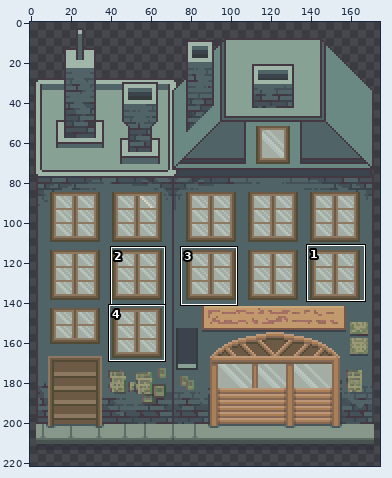
Edited in one commit: sprite sheet (assets/02_architecture/02_palud/paludBuildingLeft.png). Above, an overview of the earlier version with the close-up marked.
Close-up. As it was:
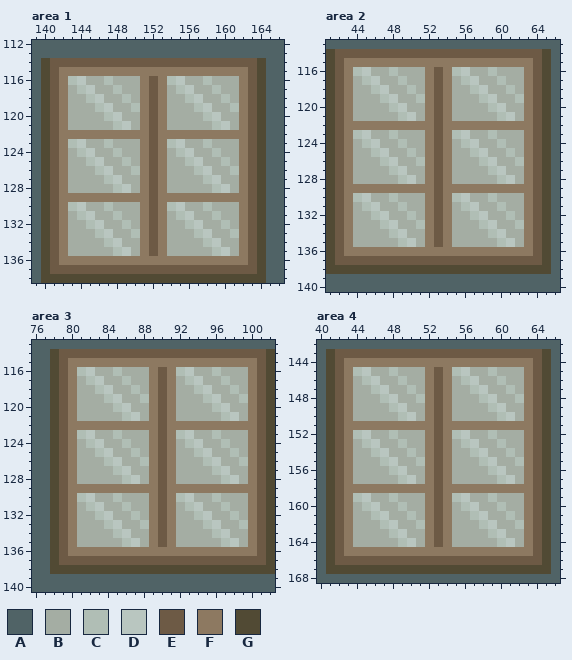
The file is 175x215 pixels. Colours within 5 levels of each other are drawn and written as one. Shown: area 1: x 139..166, y 112..138; area 2: x 41..66, y 113..140; area 3: x 76..102, y 113..140; area 4: x 40..66, y 142..168. The old version is drawn lined up with the new one, on the new canvas. The wide view leaves out empty margins. The commit also changed other parts of the picture, which this record leaves out.
Palette (. is transparent): A #506366  B #a4ada3  C #b0beb5  D #b9c6c0  E #6d5a45  F #8d7961  G #514a34
After:
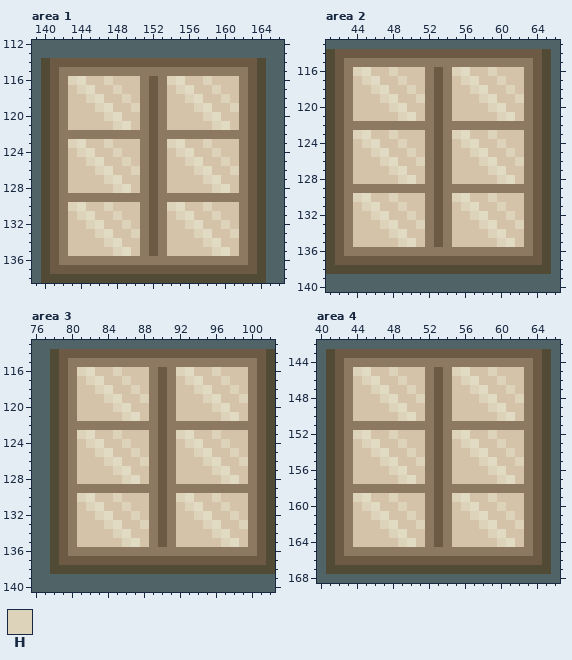
Colours new in this view: H #ddd2ba
Edits made:
canvas 175x215 -> 175x237
@@ palette @@
-B #a4ada3
+B #d4c3a9
-D #b9c6c0
+D #e2dbc4
--- area 1
@@ x 139..166 @@
 115 AGEFFFFFFFFFFFFFFFFFFFFFEGAA
-116 AGEFCDBBCBBBFEFCDBBCBBBFEGAA
-117 AGEFBCDBBCBBFEFBCDBBCBBFEGAA
-118 AGEFBBCDBBCBFEFBBCDBBCBFEGAA
-119 AGEFBBBCDBBCFEFBBBCDBBCFEGAA
-120 AGEFBBBBCDBBFEFBBBBCDBBFEGAA
-121 AGEFBBBBBCDBFEFBBBBBCDBFEGAA
+116 AGEFHDBBHBBBFEFHDBBHBBBFEGAA
+117 AGEFBHDBBHBBFEFBHDBBHBBFEGAA
+118 AGEFBBHDBBHBFEFBBHDBBHBFEGAA
+119 AGEFBBBHDBBHFEFBBBHDBBHFEGAA
+120 AGEFBBBBHDBBFEFBBBBHDBBFEGAA
+121 AGEFBBBBBHDBFEFBBBBBHDBFEGAA
 122 AGEFFFFFFFFFFEFFFFFFFFFFEGAA
-123 AGEFCDBBCBBBFEFCDBBCBBBFEGAA
-124 AGEFBCDBBCBBFEFBCDBBCBBFEGAA
-125 AGEFBBCDBBCBFEFBBCDBBCBFEGAA
-126 AGEFBBBCDBBCFEFBBBCDBBCFEGAA
-127 AGEFBBBBCDBBFEFBBBBCDBBFEGAA
-128 AGEFBBBBBCDBFEFBBBBBCDBFEGAA
+123 AGEFHDBBHBBBFEFHDBBHBBBFEGAA
+124 AGEFBHDBBHBBFEFBHDBBHBBFEGAA
+125 AGEFBBHDBBHBFEFBBHDBBHBFEGAA
+126 AGEFBBBHDBBHFEFBBBHDBBHFEGAA
+127 AGEFBBBBHDBBFEFBBBBHDBBFEGAA
+128 AGEFBBBBBHDBFEFBBBBBHDBFEGAA
 129 AGEFFFFFFFFFFEFFFFFFFFFFEGAA
-130 AGEFCDBBCBBBFEFCDBBCBBBFEGAA
-131 AGEFBCDBBCBBFEFBCDBBCBBFEGAA
-132 AGEFBBCDBBCBFEFBBCDBBCBFEGAA
-133 AGEFBBBCDBBCFEFBBBCDBBCFEGAA
-134 AGEFBBBBCDBBFEFBBBBCDBBFEGAA
-135 AGEFBBBBBCDBFEFBBBBBCDBFEGAA
+130 AGEFHDBBHBBBFEFHDBBHBBBFEGAA
+131 AGEFBHDBBHBBFEFBHDBBHBBFEGAA
+132 AGEFBBHDBBHBFEFBBHDBBHBFEGAA
+133 AGEFBBBHDBBHFEFBBBHDBBHFEGAA
+134 AGEFBBBBHDBBFEFBBBBHDBBFEGAA
+135 AGEFBBBBBHDBFEFBBBBBHDBFEGAA
 136 AGEFFFFFFFFFFFFFFFFFFFFFEGAA
--- area 2
@@ x 41..66 @@
 115 GEFFFFFFFFFFFFFFFFFFFFFEGA
-116 GEFCDBBCBBBFEFCDBBCBBBFEGA
-117 GEFBCDBBCBBFEFBCDBBCBBFEGA
-118 GEFBBCDBBCBFEFBBCDBBCBFEGA
-119 GEFBBBCDBBCFEFBBBCDBBCFEGA
-120 GEFBBBBCDBBFEFBBBBCDBBFEGA
-121 GEFBBBBBCDBFEFBBBBBCDBFEGA
+116 GEFHDBBHBBBFEFHDBBHBBBFEGA
+117 GEFBHDBBHBBFEFBHDBBHBBFEGA
+118 GEFBBHDBBHBFEFBBHDBBHBFEGA
+119 GEFBBBHDBBHFEFBBBHDBBHFEGA
+120 GEFBBBBHDBBFEFBBBBHDBBFEGA
+121 GEFBBBBBHDBFEFBBBBBHDBFEGA
 122 GEFFFFFFFFFFEFFFFFFFFFFEGA
-123 GEFCDBBCBBBFEFCDBBCBBBFEGA
-124 GEFBCDBBCBBFEFBCDBBCBBFEGA
-125 GEFBBCDBBCBFEFBBCDBBCBFEGA
-126 GEFBBBCDBBCFEFBBBCDBBCFEGA
-127 GEFBBBBCDBBFEFBBBBCDBBFEGA
-128 GEFBBBBBCDBFEFBBBBBCDBFEGA
+123 GEFHDBBHBBBFEFHDBBHBBBFEGA
+124 GEFBHDBBHBBFEFBHDBBHBBFEGA
+125 GEFBBHDBBHBFEFBBHDBBHBFEGA
+126 GEFBBBHDBBHFEFBBBHDBBHFEGA
+127 GEFBBBBHDBBFEFBBBBHDBBFEGA
+128 GEFBBBBBHDBFEFBBBBBHDBFEGA
 129 GEFFFFFFFFFFEFFFFFFFFFFEGA
-130 GEFCDBBCBBBFEFCDBBCBBBFEGA
-131 GEFBCDBBCBBFEFBCDBBCBBFEGA
-132 GEFBBCDBBCBFEFBBCDBBCBFEGA
-133 GEFBBBCDBBCFEFBBBCDBBCFEGA
-134 GEFBBBBCDBBFEFBBBBCDBBFEGA
-135 GEFBBBBBCDBFEFBBBBBCDBFEGA
+130 GEFHDBBHBBBFEFHDBBHBBBFEGA
+131 GEFBHDBBHBBFEFBHDBBHBBFEGA
+132 GEFBBHDBBHBFEFBBHDBBHBFEGA
+133 GEFBBBHDBBHFEFBBBHDBBHFEGA
+134 GEFBBBBHDBBFEFBBBBHDBBFEGA
+135 GEFBBBBBHDBFEFBBBBBHDBFEGA
 136 GEFFFFFFFFFFFFFFFFFFFFFEGA
--- area 3
@@ x 76..102 @@
 115 AAGEFFFFFFFFFFFFFFFFFFFFFEG
-116 AAGEFCDBBCBBBFEFCDBBCBBBFEG
-117 AAGEFBCDBBCBBFEFBCDBBCBBFEG
-118 AAGEFBBCDBBCBFEFBBCDBBCBFEG
-119 AAGEFBBBCDBBCFEFBBBCDBBCFEG
-120 AAGEFBBBBCDBBFEFBBBBCDBBFEG
-121 AAGEFBBBBBCDBFEFBBBBBCDBFEG
+116 AAGEFHDBBHBBBFEFHDBBHBBBFEG
+117 AAGEFBHDBBHBBFEFBHDBBHBBFEG
+118 AAGEFBBHDBBHBFEFBBHDBBHBFEG
+119 AAGEFBBBHDBBHFEFBBBHDBBHFEG
+120 AAGEFBBBBHDBBFEFBBBBHDBBFEG
+121 AAGEFBBBBBHDBFEFBBBBBHDBFEG
 122 AAGEFFFFFFFFFFEFFFFFFFFFFEG
-123 AAGEFCDBBCBBBFEFCDBBCBBBFEG
-124 AAGEFBCDBBCBBFEFBCDBBCBBFEG
-125 AAGEFBBCDBBCBFEFBBCDBBCBFEG
-126 AAGEFBBBCDBBCFEFBBBCDBBCFEG
-127 AAGEFBBBBCDBBFEFBBBBCDBBFEG
-128 AAGEFBBBBBCDBFEFBBBBBCDBFEG
+123 AAGEFHDBBHBBBFEFHDBBHBBBFEG
+124 AAGEFBHDBBHBBFEFBHDBBHBBFEG
+125 AAGEFBBHDBBHBFEFBBHDBBHBFEG
+126 AAGEFBBBHDBBHFEFBBBHDBBHFEG
+127 AAGEFBBBBHDBBFEFBBBBHDBBFEG
+128 AAGEFBBBBBHDBFEFBBBBBHDBFEG
 129 AAGEFFFFFFFFFFEFFFFFFFFFFEG
-130 AAGEFCDBBCBBBFEFCDBBCBBBFEG
-131 AAGEFBCDBBCBBFEFBCDBBCBBFEG
-132 AAGEFBBCDBBCBFEFBBCDBBCBFEG
-133 AAGEFBBBCDBBCFEFBBBCDBBCFEG
-134 AAGEFBBBBCDBBFEFBBBBCDBBFEG
-135 AAGEFBBBBBCDBFEFBBBBBCDBFEG
+130 AAGEFHDBBHBBBFEFHDBBHBBBFEG
+131 AAGEFBHDBBHBBFEFBHDBBHBBFEG
+132 AAGEFBBHDBBHBFEFBBHDBBHBFEG
+133 AAGEFBBBHDBBHFEFBBBHDBBHFEG
+134 AAGEFBBBBHDBBFEFBBBBHDBBFEG
+135 AAGEFBBBBBHDBFEFBBBBBHDBFEG
 136 AAGEFFFFFFFFFFFFFFFFFFFFFEG
--- area 4
@@ x 40..66 @@
 144 AGEFFFFFFFFFFFFFFFFFFFFFEGA
-145 AGEFCDBBCBBBFEFCDBBCBBBFEGA
-146 AGEFBCDBBCBBFEFBCDBBCBBFEGA
-147 AGEFBBCDBBCBFEFBBCDBBCBFEGA
-148 AGEFBBBCDBBCFEFBBBCDBBCFEGA
-149 AGEFBBBBCDBBFEFBBBBCDBBFEGA
-150 AGEFBBBBBCDBFEFBBBBBCDBFEGA
+145 AGEFHDBBHBBBFEFHDBBHBBBFEGA
+146 AGEFBHDBBHBBFEFBHDBBHBBFEGA
+147 AGEFBBHDBBHBFEFBBHDBBHBFEGA
+148 AGEFBBBHDBBHFEFBBBHDBBHFEGA
+149 AGEFBBBBHDBBFEFBBBBHDBBFEGA
+150 AGEFBBBBBHDBFEFBBBBBHDBFEGA
 151 AGEFFFFFFFFFFEFFFFFFFFFFEGA
-152 AGEFCDBBCBBBFEFCDBBCBBBFEGA
-153 AGEFBCDBBCBBFEFBCDBBCBBFEGA
-154 AGEFBBCDBBCBFEFBBCDBBCBFEGA
-155 AGEFBBBCDBBCFEFBBBCDBBCFEGA
-156 AGEFBBBBCDBBFEFBBBBCDBBFEGA
-157 AGEFBBBBBCDBFEFBBBBBCDBFEGA
+152 AGEFHDBBHBBBFEFHDBBHBBBFEGA
+153 AGEFBHDBBHBBFEFBHDBBHBBFEGA
+154 AGEFBBHDBBHBFEFBBHDBBHBFEGA
+155 AGEFBBBHDBBHFEFBBBHDBBHFEGA
+156 AGEFBBBBHDBBFEFBBBBHDBBFEGA
+157 AGEFBBBBBHDBFEFBBBBBHDBFEGA
 158 AGEFFFFFFFFFFEFFFFFFFFFFEGA
-159 AGEFCDBBCBBBFEFCDBBCBBBFEGA
-160 AGEFBCDBBCBBFEFBCDBBCBBFEGA
-161 AGEFBBCDBBCBFEFBBCDBBCBFEGA
-162 AGEFBBBCDBBCFEFBBBCDBBCFEGA
-163 AGEFBBBBCDBBFEFBBBBCDBBFEGA
-164 AGEFBBBBBCDBFEFBBBBBCDBFEGA
+159 AGEFHDBBHBBBFEFHDBBHBBBFEGA
+160 AGEFBHDBBHBBFEFBHDBBHBBFEGA
+161 AGEFBBHDBBHBFEFBBHDBBHBFEGA
+162 AGEFBBBHDBBHFEFBBBHDBBHFEGA
+163 AGEFBBBBHDBBFEFBBBBHDBBFEGA
+164 AGEFBBBBBHDBFEFBBBBBHDBFEGA
 165 AGEFFFFFFFFFFFFFFFFFFFFFEGA
Pixel boxes of the changes (left, top, right, bottom) in both close-ups:
changed: (68, 76, 140, 256)
changed: (167, 76, 239, 256)
changed: (353, 67, 524, 247)
changed: (77, 367, 248, 547)
changed: (353, 367, 425, 547)
changed: (452, 367, 524, 547)
